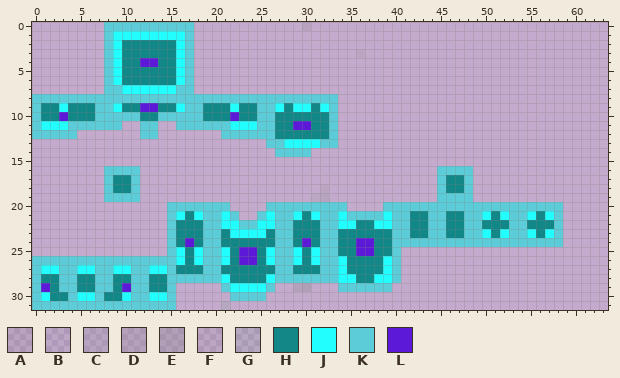
Pixel-art sprite -- MCMod/src/main/resources/assets/mvm/textures/models/armor/PrismarineArmor_layer_1.png. The first picture shows the starting point.
The file is 64x32 pixels. Pixels under 10% opacity are left out. Colours within 5 levels of each other are drawn and written as one.
Palette (. is transparent): A #6161611d  B #7885881d  C #7885882b  D #80808035  E #80808046  F #8181811f  G #49987020  H #118787  J #22fdfd  K #5ccdd8  L #5c1ad8
Pixels before, first column x 0:
 0 ........KKKKKKKKKK............A............................
 1 ........KJJJJJJJJK.........................................
 2 ........KJHHHHHHJK.........................................
 3 ........KJHHHHHHJK..................F......................
 4 ........KJHHLLHHJK.........................................
 5 ........KJHHHHHHJK.........................................
 6 ........KJHHHHHHJK.........................................
 7 ........KKJJJJJJKK.........................................
 8 KKKKKKKKKKKKKKKKKKKKKKKKKKKKKKKKKK.........................
 9 KHHJHHHKKJHHLLHHJKKHHHJHHKKJHJJHJK.........................
10 KHHLHHHKKKKKHHKKKKKHHHLHHKKHHHHHHK.........................
11 KJJJKKKKKK..KK..KKKKKKJJJKKHHLLHHK.........................
12 KKKKK.......KK.......KKKKKKHHHHHHK.........................
13 ..........................KKJJJJKK.........................
14 ...........................KKKK............................
15 ...........................................................
16 ........KKKK.................................KKKK..........
17 ........KHHK.................................KHHK..........
18 ........KHHK....................F............KHHK..........
19 ........KKKK...................BC............KKKK..........
20 ...............KKKKKKK....KKKKKKKKK....KKKKKKKKKKKKKKKKKKKK
21 ...............KJHJKKJK..KJKKJHJKKJKKKKJKKHHKKHHKKJHJKKJHJK
22 ...............KHHHKKJJKKJJKKHHHKKJJHHJJKKHHKKHHKKHHHKKHHHK
23 ...............KHHHKKHJJJJHKKHHHKKHHHHHHKKHHKKHHKKJHJKKJHJK
24 ...............KHLHKKHHHHHHKKHLHKKHHLLHHKKKKKKKKKKKKKKKKKKK
25 ...............KJHJKKJHLLHJKKJHJKKHHLLHHK..................
26 KKKKKKKKKKKKKKKKJHJKKJHLLHJKKJHJKKJHHHHJK..................
27 KJJKKJJKKJJKKJJKHHHKKHHHHHHKKHHHKKJHHHHJK..................
28 KHHKKHHKKHHKKHHKKKKKKJHHHHJKKKKKKKJJHHJJK..................
29 KLHKKHHKKHLKKHHK.....KJJJJK..DE...KKKKKK...................
30 KJHHKJJKHHJKKJJK......KKKK.................................
31 KKKKKKKKKKKKKKKK.....G.....................................
After the commit:
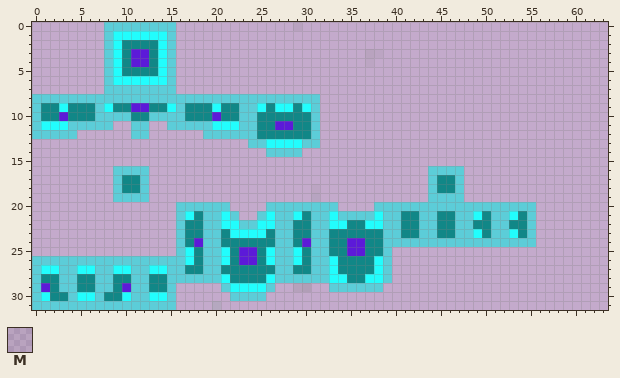
Colours new in this view: M #8181812b
The edit:
y 0: x 16..17 KK -> ..; x 29..30 .A -> A.
y 1: x 15..17 JJK -> K..
y 2: x 14..17 HHJK -> JK..
y 3: x 11..12 HH -> LL; x 14..17 HHJK -> JK..; x 36..38 F.. -> .MF
y 4: x 11 H -> L; x 13..17 LHHJK -> HJK..; x 37 . -> F
y 5: x 14..17 HHJK -> JK..
y 6: x 10..17 HHHHHHJK -> JJJJJK..
y 7: x 10..17 JJJJJJKK -> KKKKKK..
y 8: x 32..33 KK -> ..
y 9: x 8..9 KJ -> JH; x 11 H -> L; x 13 L -> H; x 15..18 HJKK -> JKHH; x 20 H -> J; x 22..26 JHHKK -> HKKJH; x 28..29 HJ -> JH; x 31..33 HJK -> K..
y 10: x 11 K -> H; x 13 H -> K; x 17..18 KK -> HH; x 20 H -> L; x 22..26 LHHKK -> HKKHH; x 31..33 HHK -> K..
y 11: x 9 K -> .; x 11 . -> K; x 13 K -> .; x 15 . -> K; x 20..21 KK -> JJ; x 23..33 JJKKHHLLHHK -> KKHHLLHHK..
y 12: x 11 . -> K; x 13 K -> .; x 19..20 .. -> KK; x 25..26 KK -> HH; x 31..33 HHK -> K..
y 13: x 24..27 ..KK -> KKJJ; x 30..33 JJKK -> KK..
y 14: x 26 . -> K; x 30 K -> .
y 16: x 8 K -> .; x 12 . -> K; x 44 . -> K; x 48 K -> .
y 17: x 8..9 KH -> .K; x 11..12 K. -> HK; x 44..45 .K -> KH; x 47..48 HK -> K.
y 18: x 8..9 KH -> .K; x 11..12 K. -> HK; x 31..32 .F -> F.; x 44..45 .K -> KH; x 47..48 HK -> K.
y 19: x 8 K -> .; x 12 . -> K; x 31..32 BC -> C.; x 44 . -> K; x 48 K -> .
y 20: x 15 K -> .; x 34 K -> .; x 38 . -> K; x 56..58 KKK -> ...
y 21: x 15..18 KJHJ -> .KJH; x 31 J -> K; x 33..34 KJ -> JK; x 38..39 KJ -> JK; x 41 K -> H; x 43 H -> K; x 45 K -> H; x 47 H -> K; x 49..58 KJHJKKJHJK -> JHKKJHK...
y 22: x 15..16 KH -> .K; x 31 H -> K; x 33 K -> J; x 35 J -> H; x 37 H -> J; x 39 J -> K; x 41 K -> H; x 43 H -> K; x 45 K -> H; x 47 H -> K; x 49 K -> H; x 51..58 HHKKHHHK -> KKHHK...
y 23: x 15..16 KH -> .K; x 31 H -> K; x 33 K -> H; x 39 H -> K; x 41 K -> H; x 43 H -> K; x 45 K -> H; x 47 H -> K; x 49..58 KJHJKKJHJK -> JHKKJHK...
y 24: x 15..18 KHLH -> .KHL; x 31 H -> K; x 33 K -> H; x 35 H -> L; x 37 L -> H; x 39 H -> K; x 56..58 KKK -> ...
y 25: x 15..18 KJHJ -> .KJH; x 31 J -> K; x 33 K -> H; x 35 H -> L; x 37 L -> H; x 39..40 HK -> K.
y 26: x 16..18 JHJ -> KJH; x 31 J -> K; x 33..34 KJ -> JH; x 38..40 HJK -> JK.
y 27: x 16 H -> K; x 31 H -> K; x 33..34 KJ -> JH; x 38..40 HJK -> JK.
y 28: x 33 K -> J; x 35 J -> H; x 37 H -> J; x 39..40 JK -> K.
y 29: x 33 . -> K; x 39 K -> .
y 31: x 20..21 .G -> G.
Where, in picture pixels (left, top, right, bottom), the same in both pictures:
changed: (104, 22, 563, 310)
